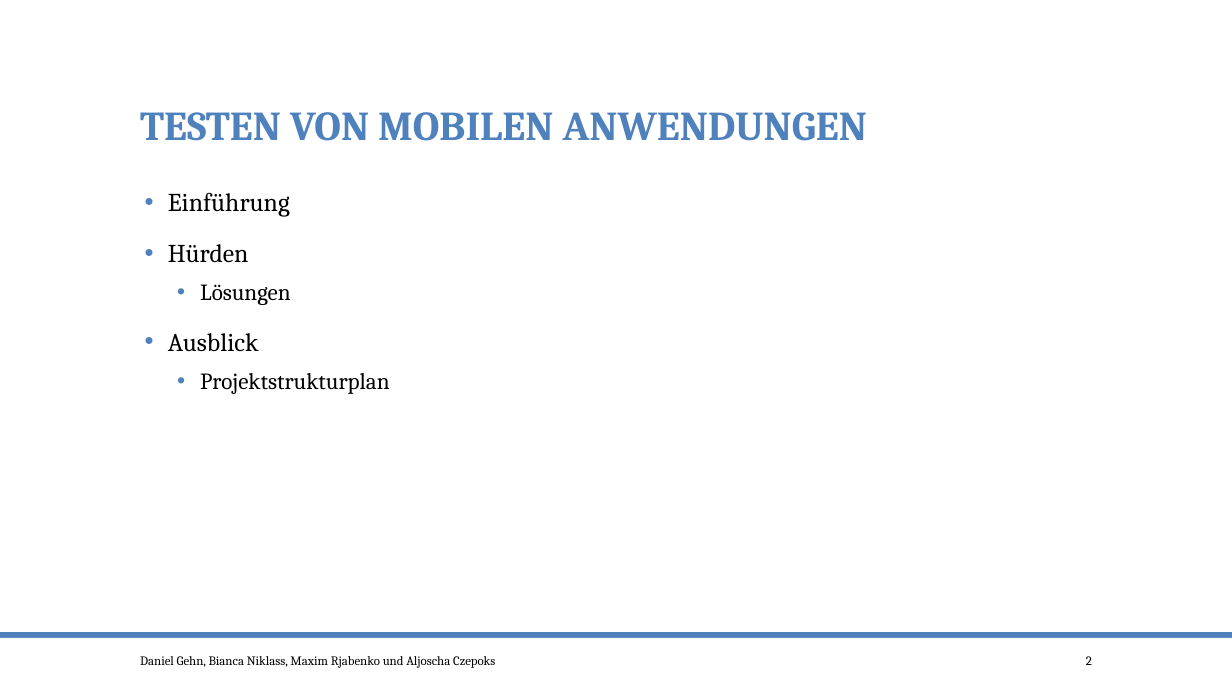
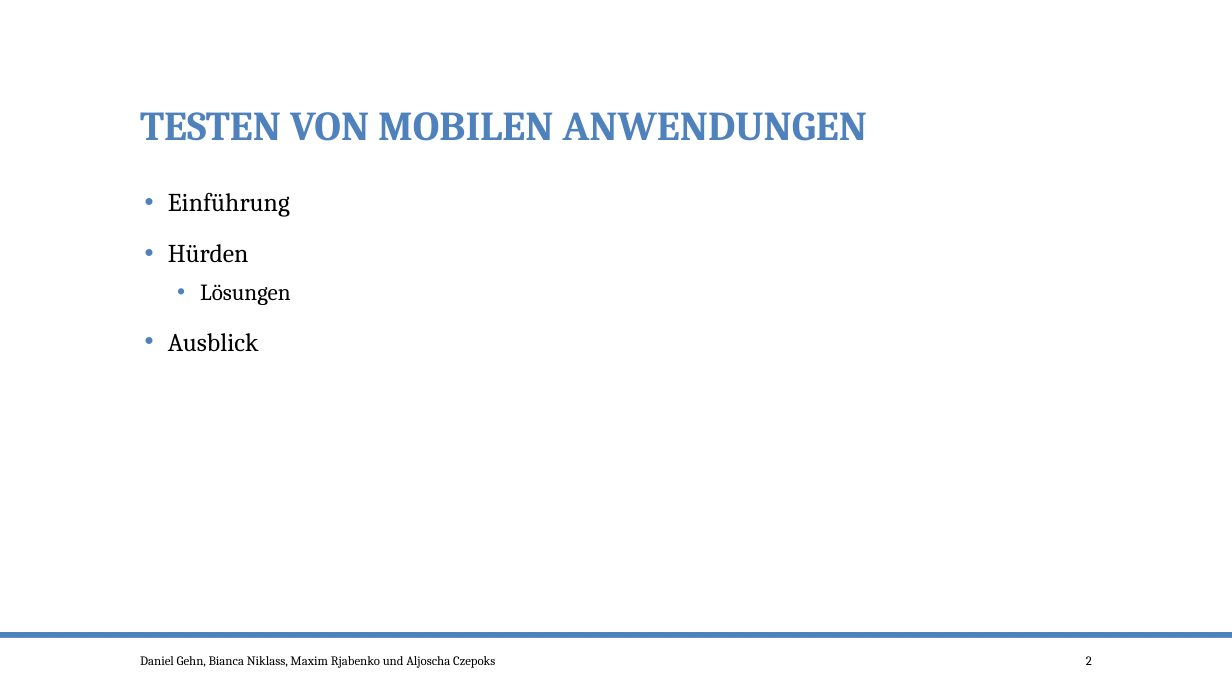
Before and after one commit to po-test-ws-2015/test-cycle, a slide deck: slide 2 of TestenMileStone1.pptx. Drawn at 1232x693 pixels with LibreOffice and Linux fonts; fonts in the diff are those of the drawing. Boxes give left, top, right and bottom in pixels: in the first picture for what was removed or moved away, otherwise in the second. Text is boxed around its words. In the diff, an @@ line names an element or a change of style, - is before the commit and + after.

```diff
--- a/TestenMileStone1.pptx
+++ b/TestenMileStone1.pptx
@@ text at bbox=[200, 373, 390, 394]: paragraph removed @@
-  • Projektstrukturplan
```
Also in this commit, not shown: 1 other slide changed.
